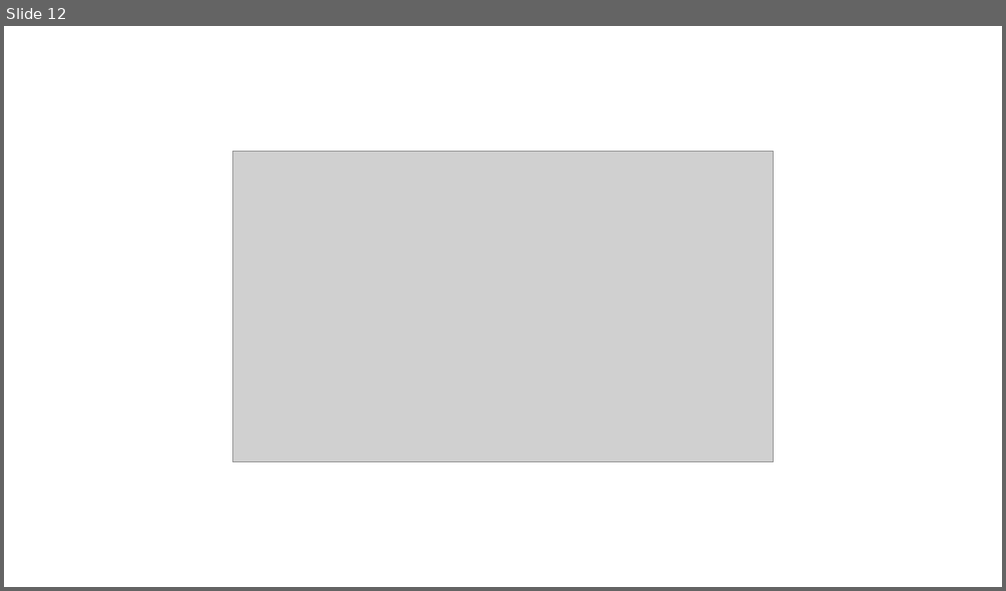
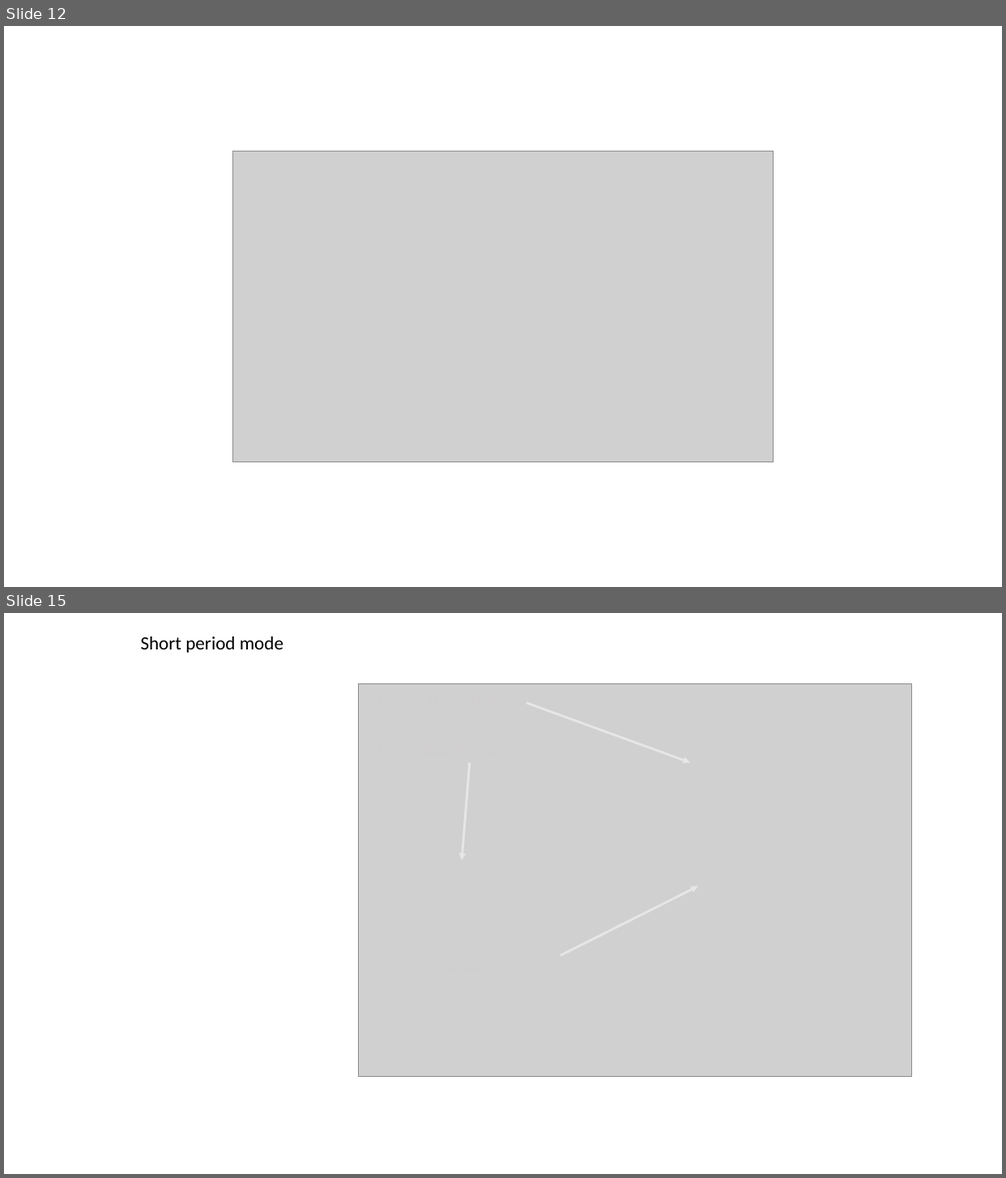
Before and after one commit to KantouniasA/flightDynamics, a slide deck: TechnicalReport/Figures.pptx. Shown one above the other, each under a label of ours: slide 12 before the commit, slides 12 and 15 after it; the slides between them are not shown. The pictures are 1006x591 and 1006x1178 pixels, drawn with LibreOffice and Linux fonts; fonts in the diff are those of the drawing; grey boxes stand for pictures. Boxes give left, top, right and bottom in pixels: in the first picture for what was removed or moved away, otherwise in the second. Text is boxed around its words. In the diff, an @@ line names an element or a change of style, - is before the commit and + after.

```diff
--- a/TechnicalReport/Figures.pptx
+++ b/TechnicalReport/Figures.pptx
@@ slide 15 added at [4,613,1002,1174], background #FFFFFF @@
@@ text added at [141,636,283,653], 18 pt, text #000000 @@
+Short period mode
@@ picture added at [359,683,912,1076] @@
@@ arrow added from (526, 703) to (691, 763), #E7E6E6 2.25 pt @@
@@ arrow added from (470, 763) to (462, 861), #E7E6E6 2.25 pt @@
@@ arrow added from (560, 956) to (698, 886), #E7E6E6 2.25 pt @@
```
Also in this commit, not shown: 1 slide changed, 3 other slides added, 3 other files.
